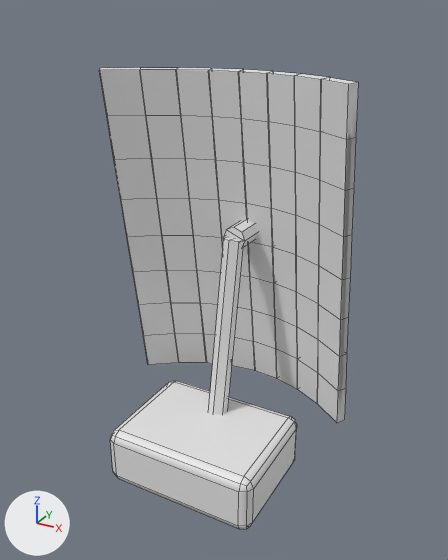
A saved change to the OBJ model gunsmod/src/main/resources/assets/gunsmod/models/entity/airdef/radar_kupol/head.obj.
One viewpoint serves both versions: a 50 mm lens placed at (2.17, -3.79, 4.24), pointed at (0.48, -0.71, 2.69). Every picture has the same lights, and +X, +Y and +Z are marked at lower left. The first picture is the older version. Mesh edges are drawn as thin lines. Materials are left out; every surface is plain grey. Where no turn or scale is listed for an object, it has been applied to the vertices.

Objects in the first picture: 'head'.
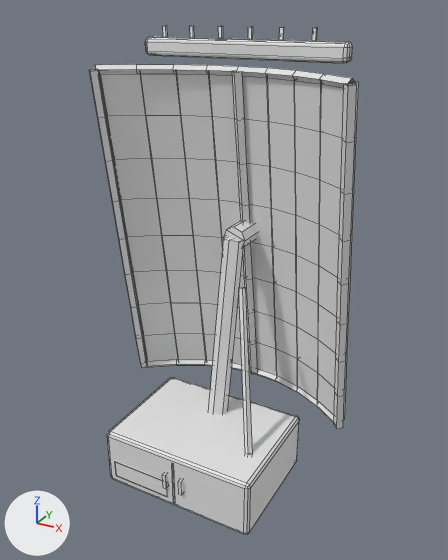
Pixel boxes [x1, y1, x2, y2] of what changed, in the pictures (448 x 560 px):
'head', reshaped (10% taller): before [99, 68, 359, 530]; after [90, 25, 359, 534]
part 1 of me_head, added: after [163, 25, 168, 37]
part 2 of me_head, added: after [190, 26, 195, 38]
part 3 of me_head, added: after [218, 26, 223, 38]
part 4 of me_head, added: after [248, 27, 253, 39]
part 5 of me_head, added: after [279, 27, 284, 40]
part 6 of me_head, added: after [312, 28, 317, 41]
part 7 of me_head, added: after [172, 463, 175, 503]
part 8 of me_head, added: after [162, 473, 167, 489]
part 9 of me_head, added: after [178, 479, 183, 495]
part 10 of me_head, added: after [145, 37, 353, 63]
part 11 of me_head, added: after [107, 377, 299, 534]
part 12 of me_head, added: after [147, 360, 334, 423]
part 13 of me_head, added: after [95, 64, 356, 88]
part 14 of me_head, added: after [90, 69, 147, 368]
part 15 of me_head, added: after [232, 72, 258, 374]
part 16 of me_head, added: after [334, 83, 357, 429]
part 17 of me_head, built on (mostly hidden afterwards): before [110, 381, 297, 530]; after [115, 288, 253, 497]

Edits to the bpy script that builds the scene:
```text
Change me_head:
    used by ob_head; location = (0.0, 0.0, 0.0)
    remove me_head.from_pydata(...)  # 372 vertices, 406 faces; spans x -0.27..1.27, y -1.37..0.0, z 1.44..3.92
    add me_head.from_pydata(...)  # 1044 vertices, 1072 faces; spans x -0.28..1.28, y -1.39..0.09, z 1.44..4.14
    me_head part 1: a new loose piece, a box spanning x -0.041..-0.022, y -0.512..-0.494, z 4.075..4.137
    me_head part 2: a new loose piece, a box spanning x 0.147..0.166, y -0.512..-0.494, z 4.075..4.137
    me_head part 3: a new loose piece, a box spanning x 0.334..0.353, y -0.512..-0.494, z 4.075..4.137
    me_head part 4: a new loose piece, a box spanning x 0.522..0.541, y -0.512..-0.494, z 4.075..4.137
    me_head part 5: a new loose piece, a box spanning x 0.709..0.728, y -0.512..-0.494, z 4.075..4.137
    me_head part 6: a new loose piece, a box spanning x 0.897..0.916, y -0.512..-0.494, z 4.075..4.137
    me_head part 7: a new loose piece, a box spanning x 0.495..0.505, y -1.3819..-1.3756, z 1.475..1.775
    me_head part 8: a new loose piece, a box spanning x 0.434..0.453, y -1.394..-1.363, z 1.575..1.675
    me_head part 9: a new loose piece, a box spanning x 0.547..0.566, y -1.394..-1.363, z 1.575..1.675
    me_head part 10: a new loose piece of 56 vertices spanning x -0.12..1.12, y -0.59..-0.51, z 3.97..4.07
    me_head part 11: a new loose piece of 56 vertices spanning x 0.0..1.0, y -1.37..-0.62, z 1.44..1.81
    me_head part 12: a new loose piece of 36 vertices spanning x -0.26..1.26, y -0.61..-0.26, z 1.79..1.84
    me_head part 13: a new loose piece of 36 vertices spanning x -0.26..1.26, y -0.91..-0.56, z 3.89..3.94
    me_head part 14: a new loose piece of 36 vertices spanning x -0.28..-0.22, y -0.94..-0.58, z 1.81..3.92
    me_head part 15: a new loose piece of 36 vertices spanning x 0.47..0.53, y -0.63..-0.27, z 1.81..3.92
    me_head part 16: a new loose piece of 36 vertices spanning x 1.22..1.28, y -0.94..-0.58, z 1.81..3.92
    me_head part 17: 2 vertices moved within x 0.5, y -0.48..-0.33, z 2.6..3.65; 55 vertices removed from x 0.0..1.0, y -1.37..-0.62, z 1.44..1.81; 127 vertices added at x 0.06..0.9, y -1.38..-0.21, z 1.46..3.91
    other edits to the shape of me_head do not show in these pictures
```
